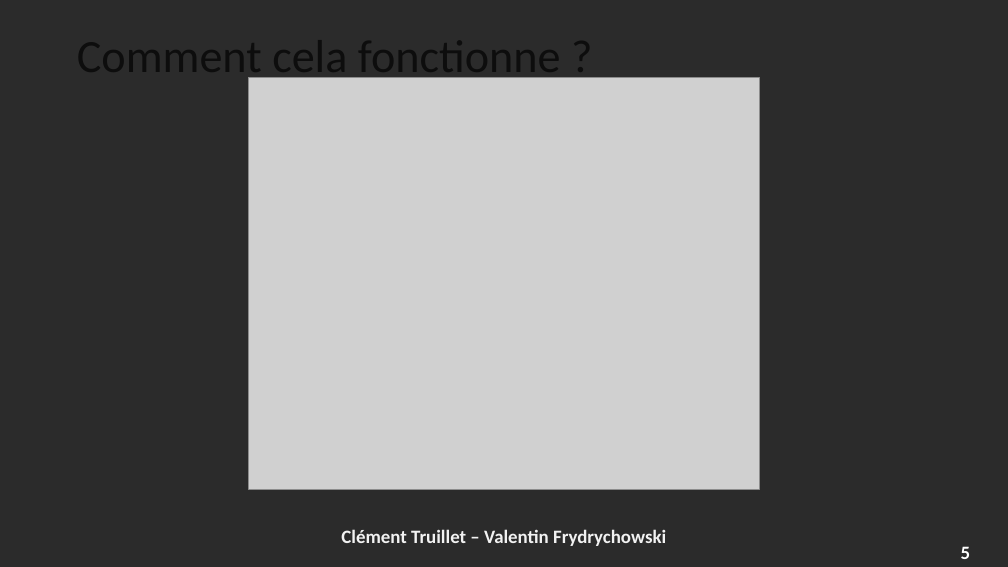
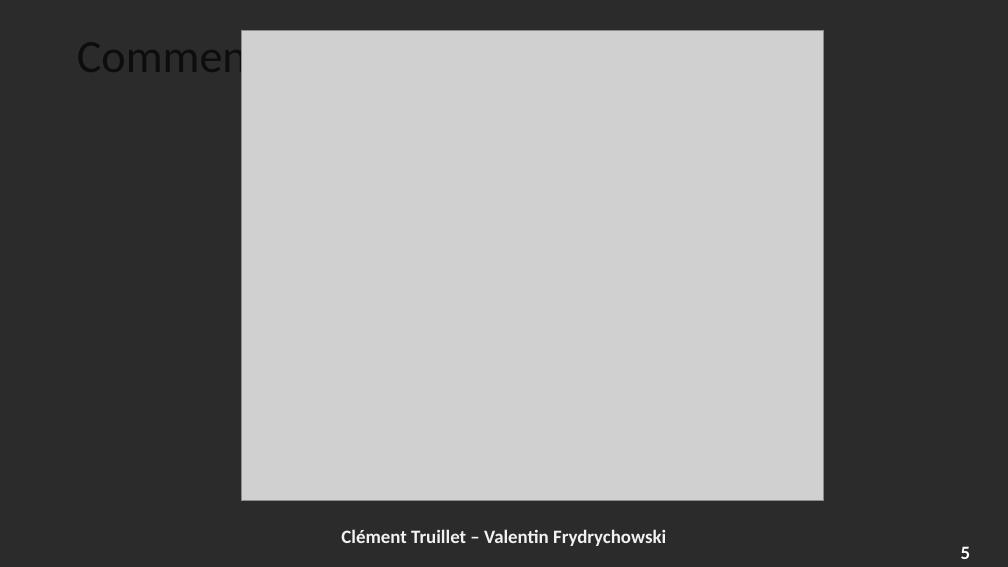
Before and after one commit to ctruillet/KreGit, a slide deck: slide 5 of doc/Presentation.pptx (slide 6 before the commit). Drawn at 1008x567 pixels with LibreOffice and Linux fonts; fonts in the diff are those of the drawing; grey boxes stand for pictures; background and template pictures are left out; a plain dark background stands for a picture behind light text. Boxes give left, top, right and bottom in pixels: in the first picture for what was removed or moved away, otherwise in the second. Text is boxed around its words. In the diff, an @@ line names an element or a change of style, - is before the commit and + after.

```diff
--- a/doc/Presentation.pptx
+++ b/doc/Presentation.pptx
@@ title at (77, 28, 465, 84): text changed @@
-Comment cela fonctionne ?
+Comment ça marche ?
@@ picture: place and size @@
-picture at (249, 77, 759, 490)
+picture at (241, 30, 823, 501)
```
Also in this commit, not shown: 5 other slides changed, 1 slide added, 3 slides removed, 13 other files.
